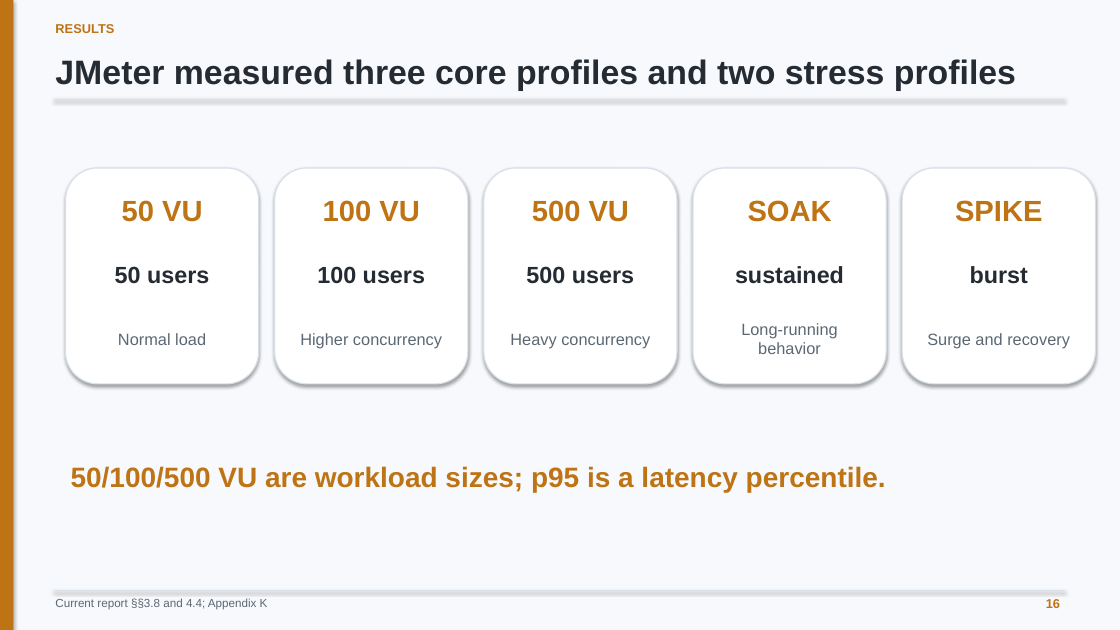
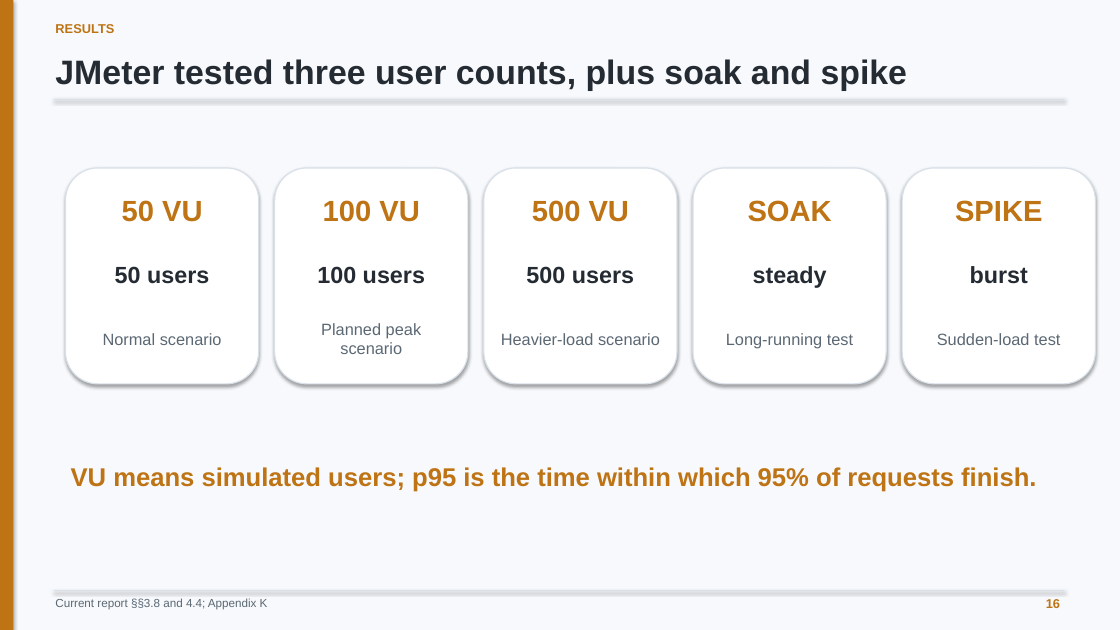
Before and after one commit to minatozaki98/financial-accounting, a slide deck: slide 16 of Document/outputs/final-defense/G6519692_Zaw_Ye_Htut_Ko_Final_Thesis_Defense.pptx. Drawn at 1120x630 pixels with LibreOffice and Linux fonts; fonts in the diff are those of the drawing. Boxes give left, top, right and bottom in pixels: in the first picture for what was removed or moved away, otherwise in the second. Text is boxed around its words. In the diff, an @@ line names an element or a change of style, - is before the commit and + after.

```diff
--- a/Document/outputs/final-defense/G6519692_Zaw_Ye_Htut_Ko_Final_Thesis_Defense.pptx
+++ b/Document/outputs/final-defense/G6519692_Zaw_Ye_Htut_Ko_Final_Thesis_Defense.pptx
@@ text at (55, 59, 908, 90): text changed @@
-JMeter measured three core profiles and two stress profiles
+JMeter tested three user counts, plus soak and spike
@@ text at (753, 266, 827, 288): text changed @@
-sustained
+steady
@@ text at (321, 323, 421, 354): text changed @@
-Higher concurrency
+Planned peak scenario
@@ text at (103, 333, 222, 345): text changed @@
-Normal load
+Normal scenario
@@ text at (501, 333, 660, 345): text changed @@
-Heavy concurrency
+Heavier-load scenario
@@ text at (726, 333, 853, 348): text changed @@
-Long-running behavior
+Long-running test
@@ text at (937, 333, 1060, 345): text changed @@
-Surge and recovery
+Sudden-load test
@@ text at (71, 467, 1036, 492): text changed; size 24 to 22 pt @@
-50/100/500 VU are workload sizes; p95 is a latency percentile.
+VU means simulated users; p95 is the time within which 95% of requests finish.
```
Also in this commit, not shown: 22 other slides changed, 2 other files.
